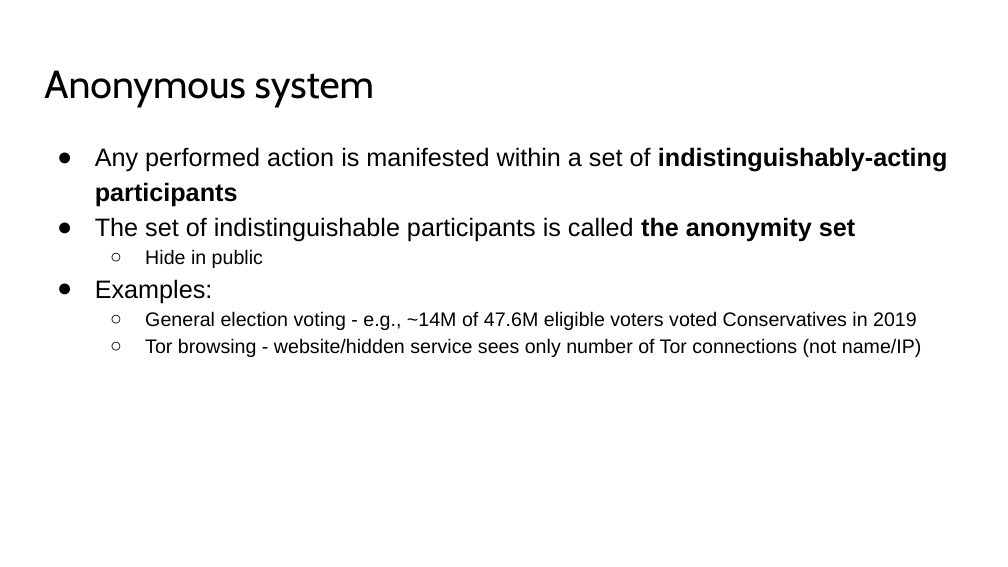
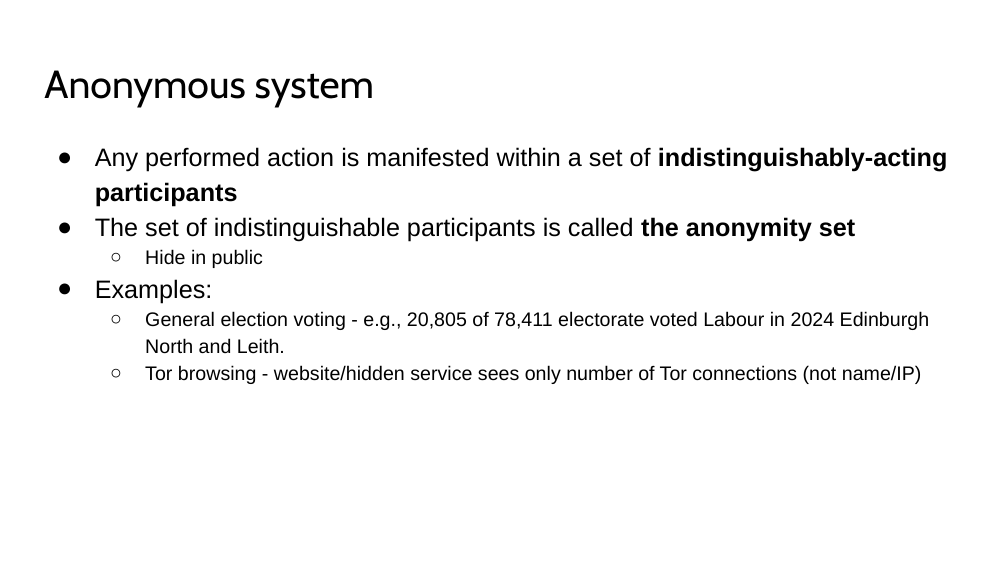
Before and after one commit to solegga/blockchaincourse, a slide deck: slide 4 of BDL2024 - 08 - Anonymity and Privacy, Network Security, Wallets.pptx. Drawn at 1008x567 pixels with LibreOffice and Linux fonts; fonts in the diff are those of the drawing. Boxes give left, top, right and bottom in pixels: in the first picture for what was removed or moved away, otherwise in the second. Text is boxed around its words. In the diff, an @@ line names an element or a change of style, - is before the commit and + after.

```diff
--- a/BDL2024 - 08 - Anonymity and Privacy, Network Security, Wallets.pptx
+++ b/BDL2024 - 08 - Anonymity and Privacy, Network Security, Wallets.pptx
@@ text at [145, 311, 929, 354]: text changed @@
-  ○ General election voting - e.g., ~14M of 47.6M eligible voters voted Conservatives in 2019
+  ○ General election voting - e.g., 20,805 of 78,411 electorate voted Labour in 2024 Edinburgh North and Leith.
```
Also in this commit, not shown: 14 other slides changed, 2 slides added.
